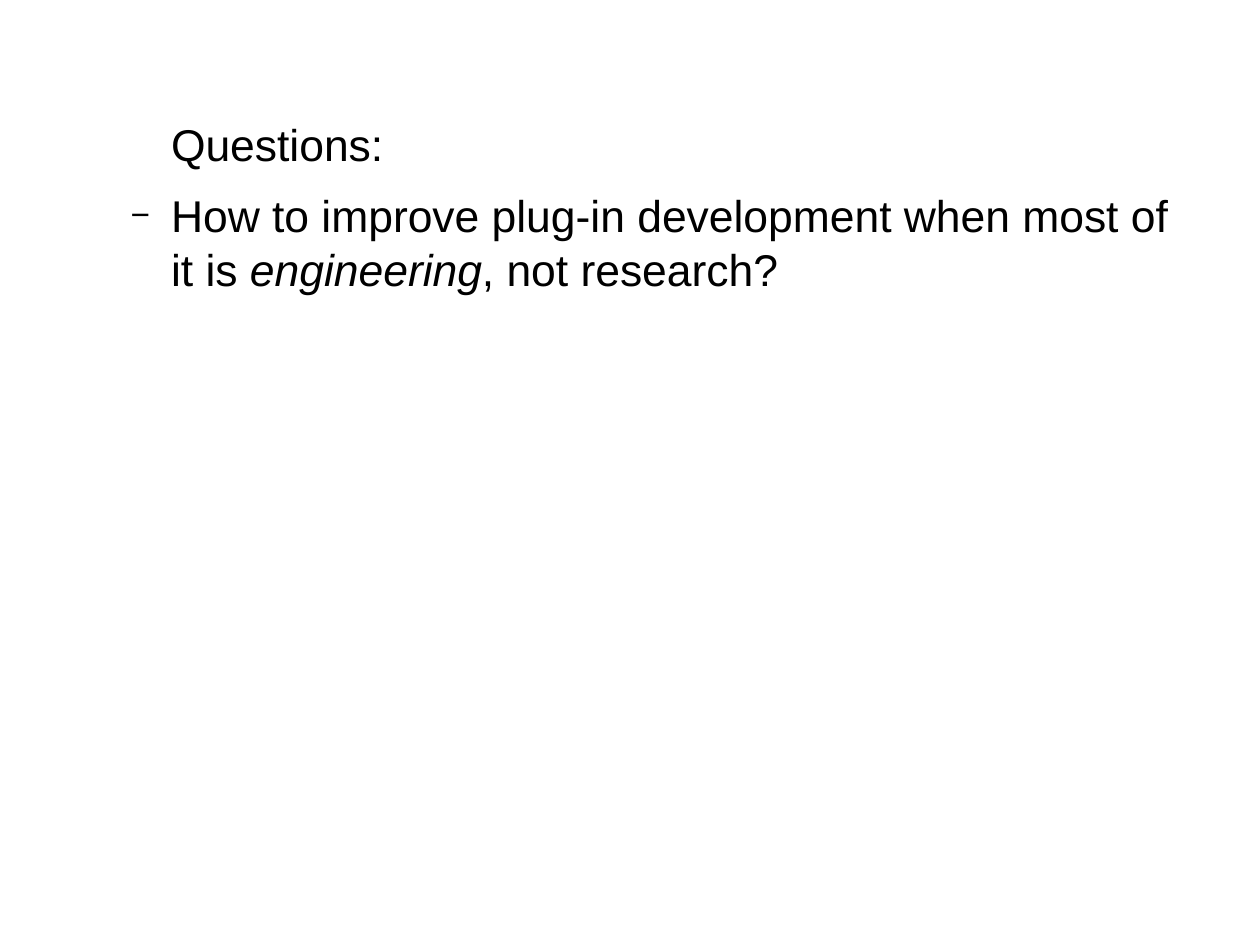
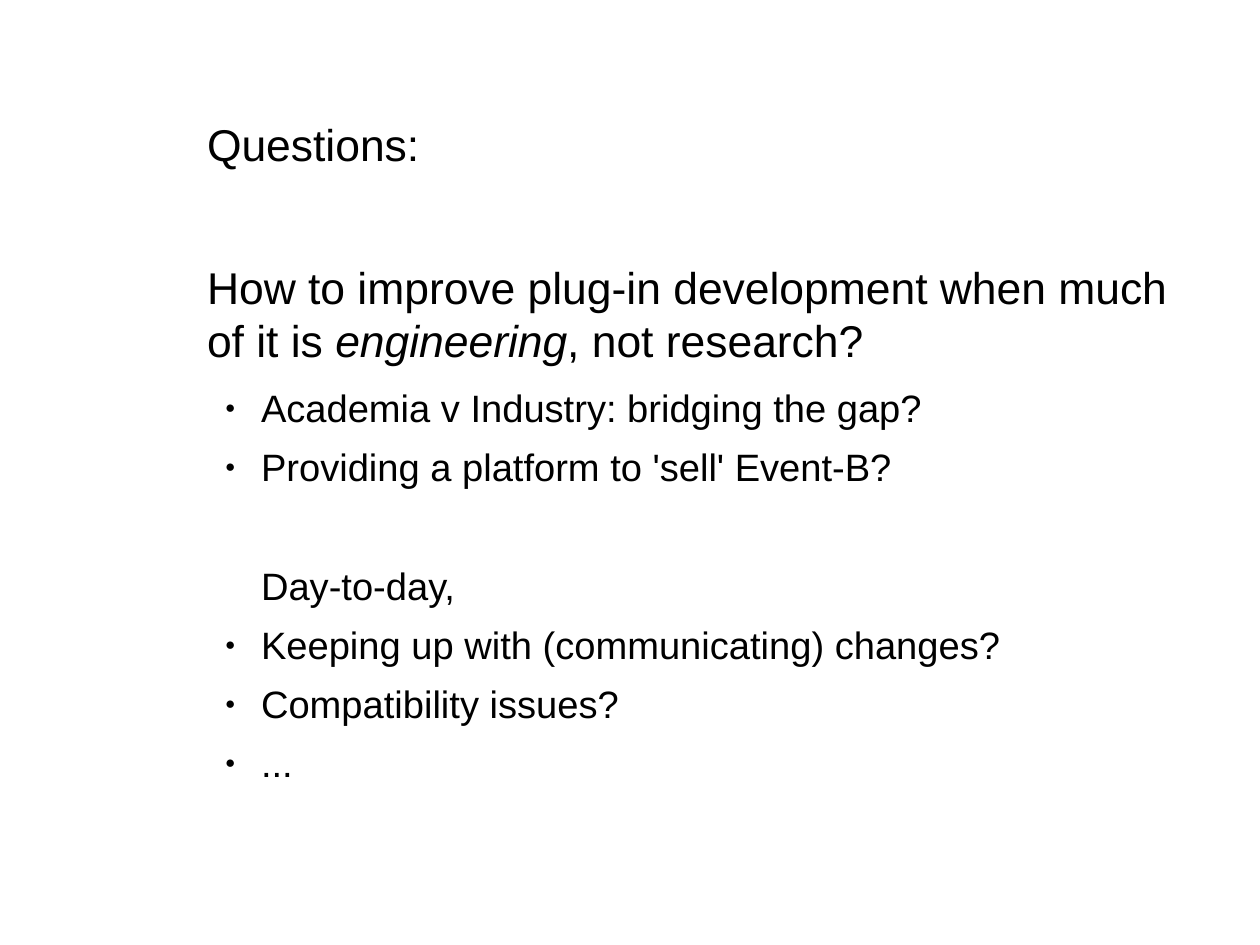
Before and after one commit to weetmuts/rodin-b-sharp-iUML_B_Utils, a slide deck: slide 14 of work/store/Writing/RUDW2014(accepted)/presentation/presentation.odp (slide 10 before the commit). Drawn at 1260x945 pixels with LibreOffice and Linux fonts; fonts in the diff are those of the drawing. Boxes give left, top, right and bottom in pixels: in the first picture for what was removed or moved away, otherwise in the second. Text is boxed around its words. In the diff, an @@ line names an element or a change of style, - is before the commit and + after.

```diff
--- a/work/store/Writing/RUDW2014(accepted)/presentation/presentation.odp
+++ b/work/store/Writing/RUDW2014(accepted)/presentation/presentation.odp
@@ text "Questions:": place and size @@
-text "Questions:" at (171, 128, 1168, 295)
+text "Questions:" at (207, 128, 1167, 726)
@@ text at (207, 271, 1167, 726): text changed; size 28 to 24 pt @@
-  − How to improve plug-in development when most of it is engineering, not research?
+  How to improve plug-in development when much of it is engineering, not research?
+    ● Academia v Industry: bridging the gap?
+    ● Providing a platform to 'sell' Event-B?
+    Day-to-day,
+    ● Keeping up with (communicating) changes?
+    ● Compatibility issues?
+    ● ...
```
Also in this commit, not shown: 5 other slides changed, 5 slides added, 1 slide removed, 6 other files.
